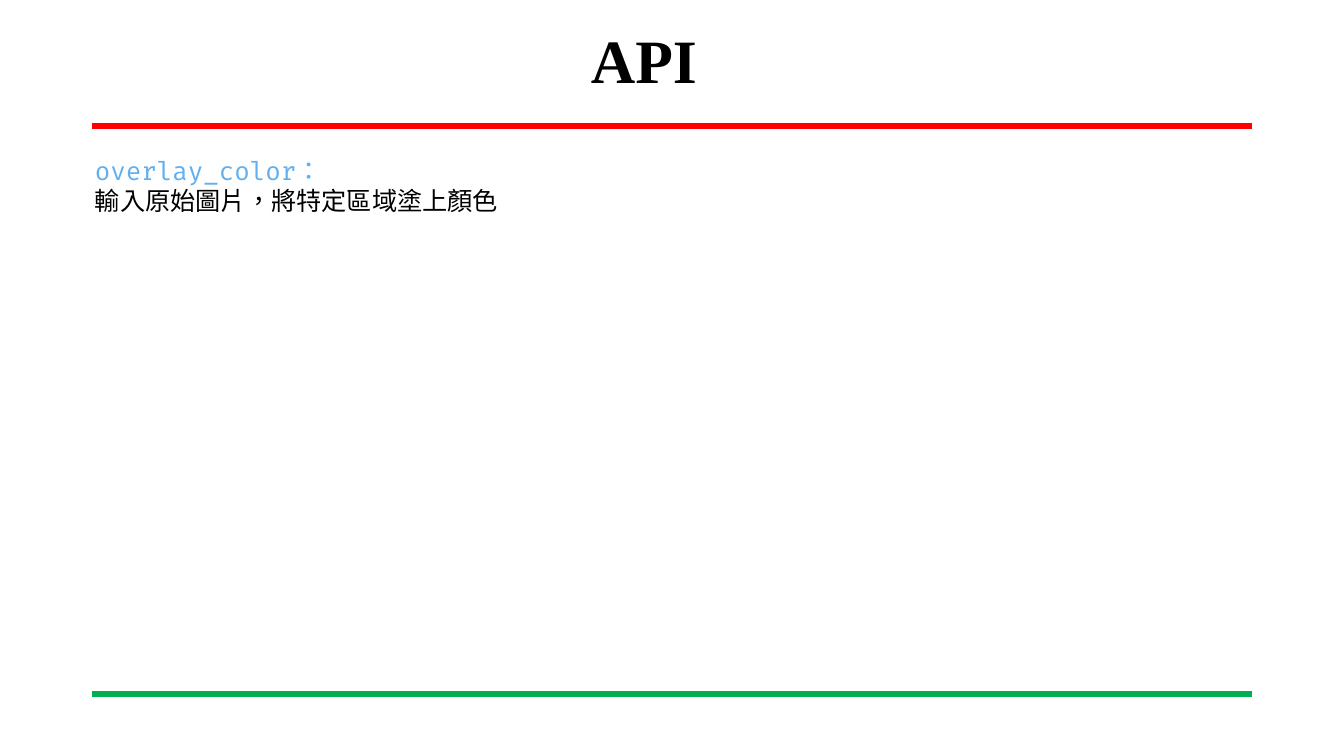
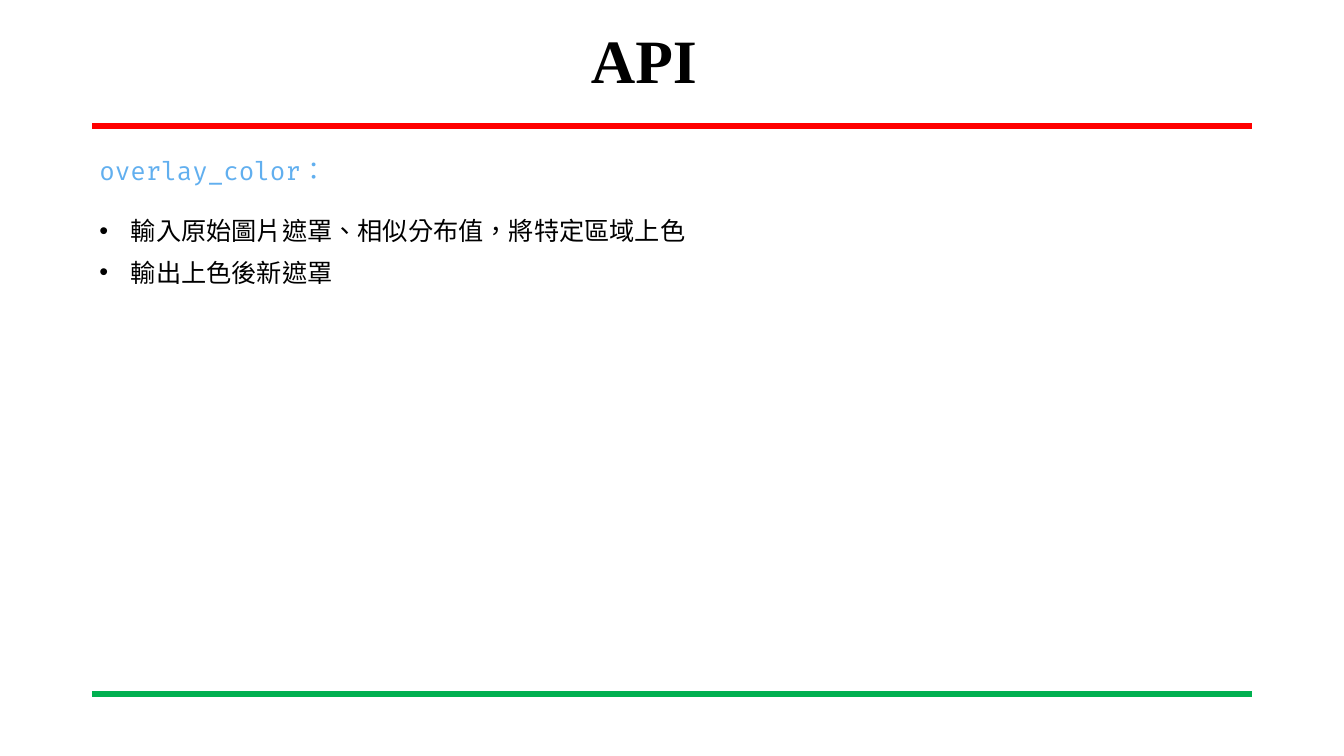
Before and after one commit to CCH147/113embedded-image, a slide deck: slide 7 of 嵌入式影像處理_1107.pptx (slide 8 before the commit). Drawn at 1344x756 pixels with LibreOffice and Linux fonts; fonts in the diff are those of the drawing; background and template pictures are left out. Boxes give left, top, right and bottom in pixels: in the first picture for what was removed or moved away, otherwise in the second. Text is boxed around its words. In the diff, an @@ line names an element or a change of style, - is before the commit and + after.

```diff
--- a/嵌入式影像處理_1107.pptx
+++ b/嵌入式影像處理_1107.pptx
@@ text at [131, 218, 685, 242]: text changed @@
-輸入原始圖片，將特定區域塗上顏色
+• 輸入原始圖片遮罩、相似分布值，將特定區域上色
@@ text added at [131, 260, 333, 284], 18 pt, text #000000 @@
+• 輸出上色後新遮罩
```
Also in this commit, not shown: 2 other slides changed, 3 slides added, 4 slides removed.
